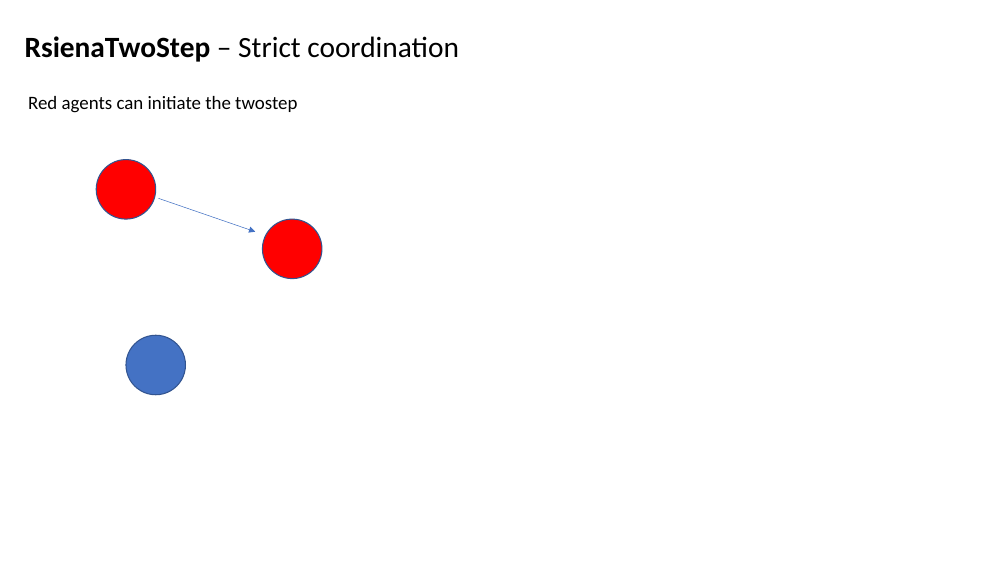
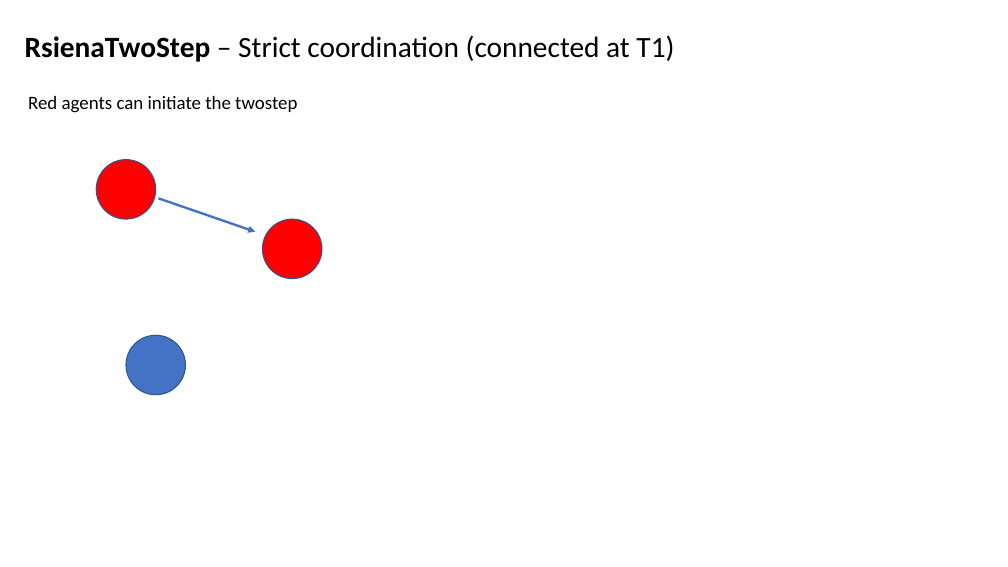
Before and after one commit to Niels-Vullings/RsienaTwoStep, a slide deck: slide 21 of nonbuild/RsienaTwoStep_JT.pptm (slide 25 before the commit). Drawn at 1008x567 pixels with LibreOffice and Linux fonts; fonts in the diff are those of the drawing. Boxes give left, top, right and bottom in pixels: in the first picture for what was removed or moved away, otherwise in the second. Text is boxed around its words. In the diff, an @@ line names an element or a change of style, - is before the commit and + after.

```diff
--- a/nonbuild/RsienaTwoStep_JT.pptm
+++ b/nonbuild/RsienaTwoStep_JT.pptm
@@ text at (25, 35, 674, 62): text changed @@
-RsienaTwoStep – Strict coordination
+RsienaTwoStep – Strict coordination (connected at T1)
@@ arrow (159, 198) - (256, 232): stroke #4472C4 0.5 pt to #4472C4 2.25 pt @@
```
Also in this commit, not shown: 31 other slides changed, 14 slides added, 14 slides removed, 51 other files.
